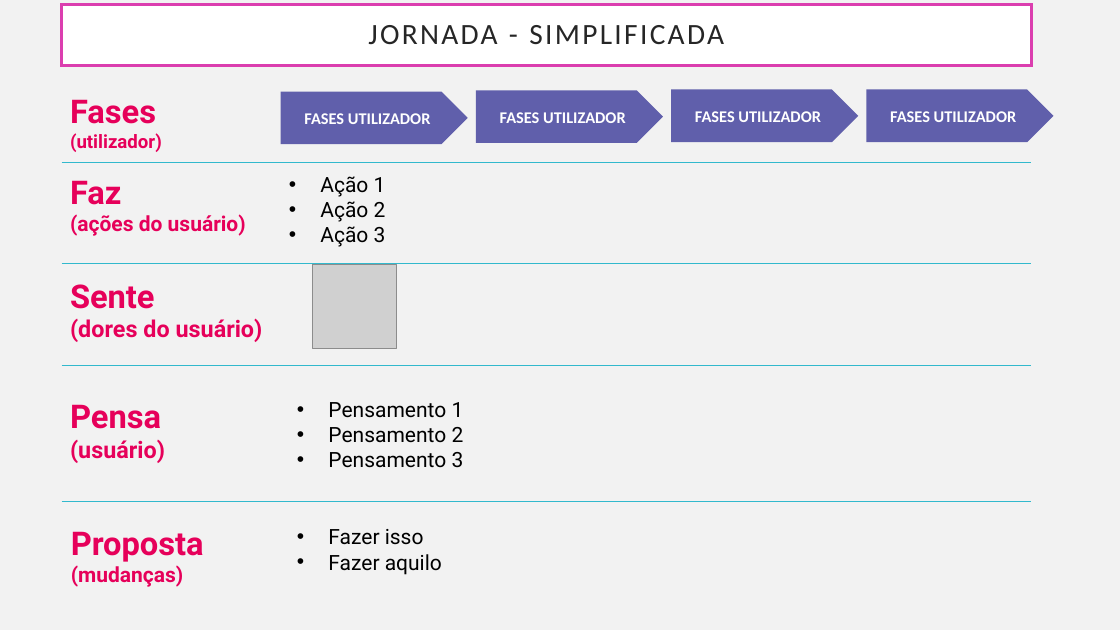
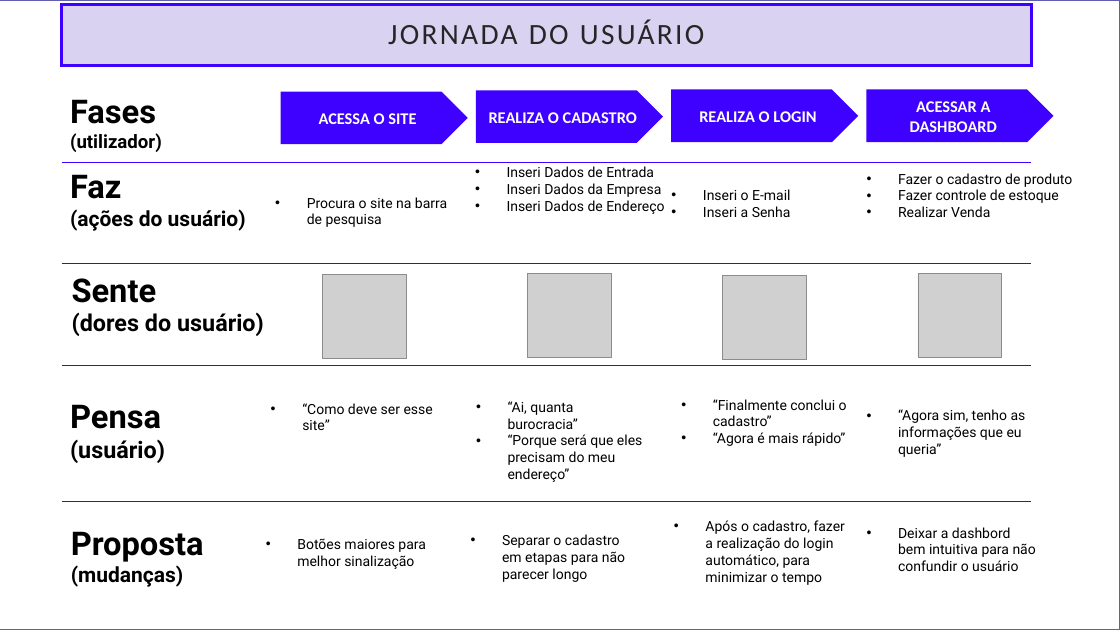
Before and after one commit to ogabrielalves/Sollute, a slide deck: slide 6 of Apresentação/Apresentação-Sollute.pptx. Drawn at 1120x630 pixels with LibreOffice and Linux fonts; fonts in the diff are those of the drawing; grey boxes stand for pictures; background and template pictures are left out. Boxes give left, top, right and bottom in pixels: in the first picture for what was removed or moved away, otherwise in the second. Text is boxed around its words. In the diff, an @@ line names an element or a change of style, - is before the commit and + after.

Commit message:
Jornada de usuario feito

```diff
--- a/Apresentação/Apresentação-Sollute.pptx
+++ b/Apresentação/Apresentação-Sollute.pptx
@@ rectangle added at [0,0,1120,630], fill #FFFFFF, outline #605FAB 1 pt @@
@@ title "JORNADA DO USUÁRIO" at [62,5,1032,66]: fill #FFFFFF to #DAD2F1; outline #DB3EAF 2.5 pt to #3E00FF 2.5 pt @@
@@ title at [388,19,704,44]: text changed @@
-JORNADA - SIMPLIFICADA
+JORNADA DO USUÁRIO
@@ fill #605FAB to #3E00FF in 4 elements at [281,92,468,145], [476,91,664,144], [671,89,859,142], [866,89,1054,142] @@
@@ text in pentagon arrow at [319,113,416,124]: text changed @@
-FASES UTILIZADOR
+ACESSA O SITE
@@ text in pentagon arrow at [489,112,637,123]: text changed @@
-FASES UTILIZADOR
+REALIZA O CADASTRO
@@ text in pentagon arrow at [699,111,816,122]: text changed @@
-FASES UTILIZADOR
+REALIZA O LOGIN
@@ text in pentagon arrow at [910,101,997,132]: text changed @@
-FASES UTILIZADOR
+ACESSAR A DASHBOARD
@@ line (62, 162) - (1032, 162): stroke #32B9CD 0.5 pt to #3E00FF 0.5 pt @@
@@ text added at [507,166,664,214], 12 pt, text #000000 @@
+• Inseri Dados de Entrada
+• Inseri Dados da Empresa
+• Inseri Dados de Endereço
@@ text added at [898,173,1072,217], 12 pt, text #000000 @@
+• Fazer o cadastro de produto
+• Fazer controle de estoque
+• Realizar Venda
@@ text at [307,197,447,227]: text changed; size 18 to 12 pt @@
-• Ação 1
-• Ação 2
-• Ação 3
+• Procura o site na barra de pesquisa
@@ text added at [703,189,791,217], 12 pt, text #000000 @@
+• Inseri o E-mail
+• Inseri a Senha
@@ line (62, 263) - (1032, 263): stroke #32B9CD 0.5 pt to #3E00FF 0.5 pt @@
@@ text colour #E6005A to #000000 in 5 elements at [70,99,162,152], [70,404,165,463], [71,531,204,587], [70,174,246,231], [72,278,264,336] @@
@@ picture: place and size @@
-picture at [313,264,397,348]
+picture at [323,274,407,358]
@@ picture added at [528,273,612,357] @@
@@ picture added at [723,276,807,360] @@
@@ picture added at [918,273,1002,357] @@
@@ line (62, 365) - (1032, 365): stroke #32B9CD 0.5 pt to #3E00FF 0.5 pt @@
@@ text at [302,403,433,430]: text changed; size 18 to 12 pt @@
-• Pensamento 1
-• Pensamento 2
-• Pensamento 3
+• “Como deve ser esse site”
@@ text added at [508,401,642,482], 12 pt, text #000000 @@
+• “Ai, quanta burocracia”
+• “Porque será que eles precisam do meu endereço”
@@ text added at [713,399,847,446], 12 pt, text #000000 @@
+• “Finalmente conclui o cadastro”
+• “Agora é mais rápido”
@@ text added at [898,409,1026,457], 12 pt, text #000000 @@
+• “Agora sim, tenho as informações que eu queria”
@@ line (62, 501) - (1032, 501): stroke #32B9CD 0.5 pt to #3E00FF 0.5 pt @@
@@ text added at [297,538,426,569], 12 pt, text #000000 @@
+• Botões maiores para melhor sinalização
@@ text removed at [328,529,442,575] @@
-• Fazer isso
-• Fazer aquilo
@@ text added at [502,534,625,582], 12 pt, text #000000 @@
+• Separar o cadastro em etapas para não parecer longo
@@ text added at [705,520,845,585], 12 pt, text #000000 @@
+• Após o cadastro, fazer a realização do login automático, para minimizar o tempo
@@ text added at [898,527,1036,571], 12 pt, text #000000 @@
+• Deixar a dashbord bem intuitiva para não confundir o usuário
```
Also in this commit, not shown: 3 other slides changed, 1 slide added, 1 slide removed, 6 other files.
